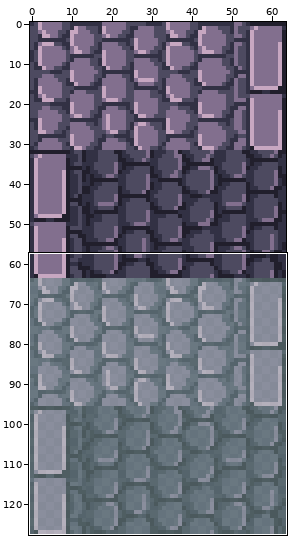
Edited in one commit: sprite sheet (roof.png). The picture above shows the old version from afar; the outline marks the close-up.
Close-up. Earlier state:
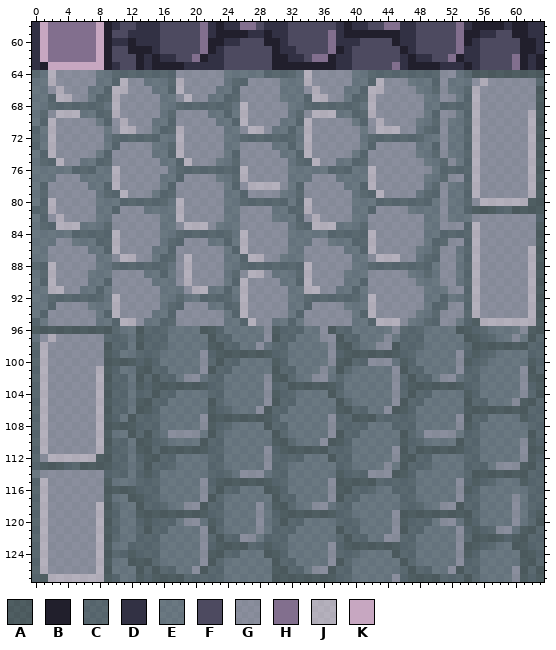
The file is 64x128 pixels. Shown: x 0..63, y 58..127.
Palette (. is transparent): A #211f2c9a  B #211f2c  C #3231449a  D #323144  E #4d4a609a  F #4d4a60  G #826f8e9a  H #826f8e  J #c7a7c19a  K #c7a7c1
Pixels before, first column x 0:
 58 DKHHHHHHKBDFFDDDFFFFFHDBDDHHFDDDFFFFFFDBDDFFHHDDFFFFFHDBBBBDBBDD
 59 DKHHHHHHKBFFDDDDFFFFFHDBBBBDDBDDFFFFFHDBBBBBBBDDFFFFFHBBDDFFBBDD
 60 DKHHHHHHKBDDBDDDFFFFFHBBDDFFFBBDFFFFFHDDDFFFFBDDFFFFFHBDFFFFFBBD
 61 DKHHHHHHKBFFBBBDFFFFFHBDFFFFFFBDDFFFFHBDFFFFFFBDFFFFFHDDFFFFFBBD
 62 DKHHHHHHKBFFFBDBDDFFHBDDFFFFFFBBDDFHHBDDFFFFFFDBDDFFHBDDFFFFHBDB
 63 DBKKKKKKKBDFFBDBBBBDDDDDFFFFFFBBBBBBBBDDFFFFFHDBBBBDDDBDFFFFHBDB
 64 CEJGGGGGEECCCCCCCCGGGGGGEEEEECCCCEJGGGGGEECCCCCCCCCGGECAAAAAAAAA
 65 EEJGGGGGEECJGGEEECJGGGGGECCGGGGEEEJGGGGGEECJGGGEEECGEEEGJGGGGGGC
 66 EEGJGGGEECJJGGGEECJGGGGEECGGGGGEEEGJGGGEECJJGGGGEECGEECJGGGGGGGA
 67 EECJJGGECCJGGGGGEEGJGGEECCGGGGGEEECJJGGECCJGGGGGGEEGGECJGGGGGGGA
 68 EECCCCCCCEJGGGGGEECCCCCCCEJGGGGGEECCCCCCCEJGGGGGGEECCCCJGGGGGGGA
 69 ECGJJJEECCJGGGGGECGGGGEECEJGGGGGECGJJJEECCJGGGGGGECGGECJGGGGGGJA
 70 ECJGGGGGECGJGGGEECGGGGGEECJGGGGEECJGGGGGECGJGGGGEECGEECJGGGGGGJA
 71 CEJGGGGGGEGJJGGECCJGGGGGEEGJJGEECEJGGGGGGEGJJJGGECCGEECJGGGGGGJA
 72 CEJGGGGGGECCCCCCEEJGGGGGEECCCCCCCEJGGGGGGECCCCCCCEEGEECJGGGGGGJA
 73 CEJGGGGGGECGGGGEECJGGGGGEEGGGGEECEJGGGGGGECGGGGGEECGEECJGGGGGGJA
 74 ECJGGGGGECGGGGGEECJGGGGGECGGGGGEECJGGGGGECGGGGGGEECGEECJGGGGGGJA
 75 ECCJGGEECCGGGGGGEECJGGGEECGGGGGGECCJGGEECCGGGGGGGEECGECJGGGGGGJA
 76 EEEEECCCEEJGGGGGGECCCCCCCCJGGGGGEEEEECCCEEJGGGGGGGECCCCJGGGGGGJA
 77 EEEGGGEEEEJGGGGGEECGGGGEECJGGGGGEEEGGGEEEEJGGGGGGEECGGCJGGGGGGJA
 78 ECGGGGGEECJGGGGGECGGGGGGECGJJJJGECGGGGGEECJGGGGGGECGEECJGGGGGGJA
 79 ECGGGGGGECCJGGGECCGGGGGGEECGGGGEECGGGGGGECCJGGGGECCGEECJGGGGGGJA
 80 ECJGGGGGEEECCCCCCEJGGGGGEECCCCCCECJGGGGGEEECCCCCCCEGEECGJJJJJJAA
 81 CCJGGGGGEECGGGEEEEJGGGGGEEGGGGEECCJGGGGGEECGGGGEEEEGEECAAACCAAAA
 82 ECGJGGGGEEGGGGGGEEJGGGGGEEGGGGEEECGJGGGGEEGGGGGGGEEGEEEGGGGGGGGC
 83 ECCJJJEEECGGGGGGEEGJJJGEEEGGGGGGECCJJJEEECGGGGGGGEEGGGCJGGGGGGGA
 84 EEEEECCCCCJGGGGGEECCCCCCCEJGGGGGEEEEECCCCCJGGGGGGEECCCCJGGGGGGGA
 85 EEEGGEEECCJGGGGGECCGGGEECEJGGGGGEEEGGEEECCJGGGGGGECCGGCJGGGGGGGA
 86 EEGGGGGEECJGGGGEECGGGGGGECJGGGGGEEGGGGGEECJGGGGGEECGGECJGGGGGGJA
 87 EEGGGGGGEEGJJGGECCGJGGGGEECJJGGEEEGGGGGGEEGJJJGGECCGGECJGGGGGGJA
 88 CCJGGGGGEECCCCCCCEGJGGGGEECCCCCCCCJGGGGGEECCCCCCCCEGGECJGGGGGGJA
 89 ECJGGGGEEEGGGGEECEGJGGGGECGJJGEEECJGGGGEEEGGGGGEECEGGECJGGGGGGJA
 90 ECJGGGGEECGGGGGEEEGJGGGGECJGGGGEECJGGGGEECGGGGGGEEEGGECJGGGGGGJA
 91 EEJJGGEECEGGGGGGEEEGJJEECEJGGGGGEEJJGGEECEGGGGGGGEEEGGCJGGGGGGJA
 92 EECCCCCCCEJGGGGGEECEECCCCEJGGGGGEECCCCCCCEJGGGGGGEECEECJGGGGGGJA
 93 EECGGGGEEEJGGGGGECCGGGEECCJGGGGGEECGGGGEEEJGGGGGGECCGGCJGGGGGGJA
 94 ECGGGGGGECJGGGGEECGGGGGGECJGGGGGECGGGGGGECJGGGGGEECGGGCJGGGGGGJA
 95 CEGGGGGGEECJJGEECCGGGGGGEECJGGEECEGGGGGGEECJJJGEECCGGECAJJJJJJJA
 96 AAAAAAAAAACEEACCCEEEEAACEEEEEGACCCEEGACCEEEEEGCCCEEEEAACCEEEEGAA
 97 EGJGGGGGGCCCEACCCEEEEEACCEEEEGACCEEEGGACCEEEGECCCEEEEEAACCEEGEAC
 98 CJGGGGGGGACCEACCCEEEEEAACCEEGECCEEEEEGAACEEGGACCCEEEEECAAAAAAACC
 99 CJGGGGGGGACEECCCEEEEEGCAAAAAAACCEEEEEGCAAAAAAACCEEEEEGCACCEEEECC
100 CJGGGGGGGAAAACACEEEEEGCACCEEEEACEEEEEGAACCGGGEACEEEEEGACCEEEEEAC
101 CJGGGGGGJACEEAACCEEEEGACCEEEEEACCEEEGEACEEEEEGACCEEEEGCCEEEEEGAC
102 CJGGGGGGJACCEACACCEGGECCEEEEEGAACEEGGECEEEEEEGCACCEGGECCEEEEEGAA
103 CJGGGGGGJACCEACAAAAAAACCEEEEEGCCAAAAAACEEEEEEGCAAAAAAACCEEEEEGCA
104 CJGGGGGGJACCECCACCEEEECCEEEEEGACCEEEEACEEEEEEGCACCEEEEACEEEEEGCA
105 CJGGGGGGJACCEAACCEEEEEACEEEEEGACCEEEEEACEEEEEGACCEEEEEACCEEEGAAC
106 CJGGGGGGJACCEAACEEEEEEACCEEEGACCEEEEEEAACCEEGAACEEEEEEAAAAAAAACC
107 CJGGGGGGJACEACCCEEEEEGAAAAAAAACEEEEEEGCCAAACCCCCEEEEEGACCEEEEACC
108 CJGGGGGGJAAAACCCEEEEEGACCEEEEACCEEEEEGCCCCEEECCCEEEEEGACEEEEEECC
109 CJGGGGGGJAEEACACEGGGGEACEEEEEEACEEEEEGACCEEEEEACEGGGGECCEEEEEEAC
110 CJGGGGGGJACCEAACCEEEEACCEEEEEEAACEEEGAACEEEEEEACCEEEEACCEEEEEGAC
111 CJGGGGGGJACCEAACAAAAAACCEEEEEGCAAAAAACCCEEEEEGACAAAAAACCEEEEEGAA
112 CGJJJJJJAACCECAACCEEEECCEEEEEGCCCCEEEACCEEEEEGAACCEEEECCEEEEEGAC
113 CAAACCAAAACCECACCCEEEECCEEEEEGCCEEEEEECCEEEEGEACCCEEEECCCEGGGAAC
114 EGGGGGGGGCCCECACEEEEEECCCEGGGECCEEEEEEACCCGGGAACEEEEEECAAAAAAACC
115 CJGGGGGGGAEEECCCEEEEEGCAAAAAAACCEEEEEGAAAAACCCCCEEEEEGCACCEEEACC
116 CJGGGGGGGAAAACCCEEEEEGCACCEEEAACEEEEEGAACCCEECCCEEEEEGACEEEEEECC
117 CJGGGGGGGAEEAACCEEEEEGACEEEEEEACCEEEEGACCEEEEECCEEEEEGCCEEEEGECC
118 CJGGGGGGJACEEACCCEEGGACCEEEEGEAACEEGGECCEEEEEECCCEEGGACCEEEEGECC
119 CJGGGGGGJACEEAAAAAAAAACCEEEEGECAAAAAAACCEEEEEGAAAAAAAAACEEEEGECA
120 CJGGGGGGJACEECACCCEGGEACEEEEGECACCEEEECCCEEEEGACCCEGGEACEEEEGECA
121 CJGGGGGGJACEECACCEEEEGACEEEEGECCCEEEEEACCEEEEGACCEEEEGCACCGGEAAC
122 CJGGGGGGJACEECCCEEEEEGCACCGGECCCEEEEEECACCEEGGCCEEEEEGCAAAACAACC
123 CJGGGGGGJAEECCCCEEEEEGCAAAACCACCEEEEEGCAAAAAAACCEEEEEGAACCEEAACC
124 CJGGGGGGJACCACCCEEEEEGAACCEEEAACEEEEEGCCCEEEEACCEEEEEGACEEEEEAAC
125 CJGGGGGGJAEEAAACEEEEEGACEEEEEEACCEEEEGACEEEEEEACEEEEEGCCEEEEEAAC
126 CJGGGGGGJAEEEACACCEEGACCEEEEEEAACCEGGACCEEEEEECACCEEGACCEEEEGACA
127 CAJJJJJJJACEEACAAAACCCCCEEEEEEAAAAAAAACCEEEEEGCAAAACCCACEEEEGACA
Once edited:
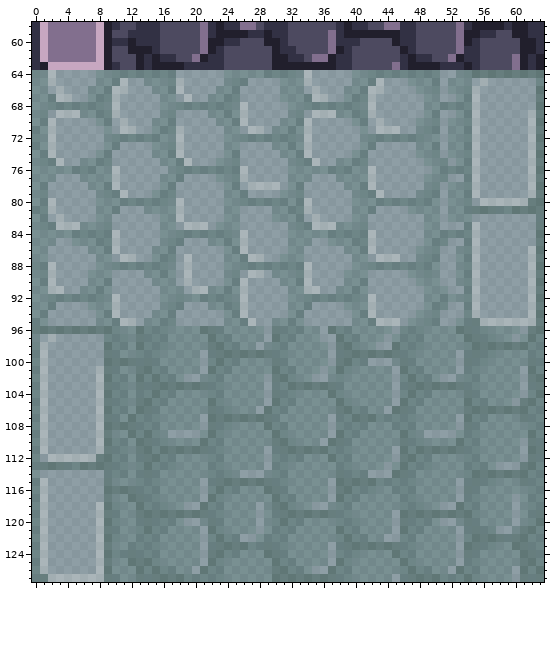
Difference:
colour A: #211f2c9a -> #211f2c66
colour C: #3231449a -> #32314466
colour E: #4d4a609a -> #4d4a6066
colour G: #826f8e9a -> #826f8e66
colour J: #c7a7c19a -> #c7a7c166
Pixel boxes of the changes (left, top, right, bottom) in both close-ups:
changed: (32, 70, 544, 582)
